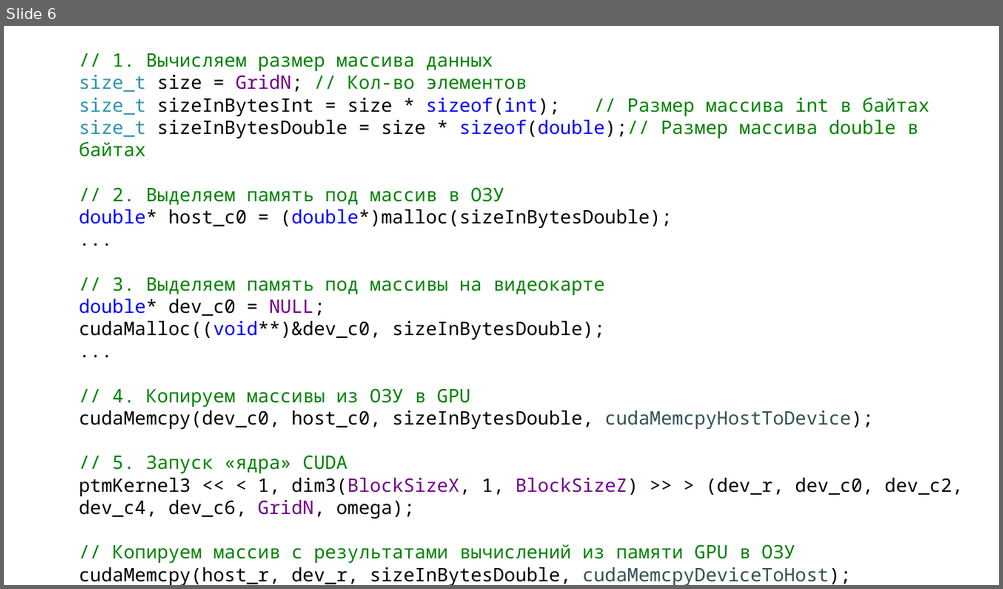
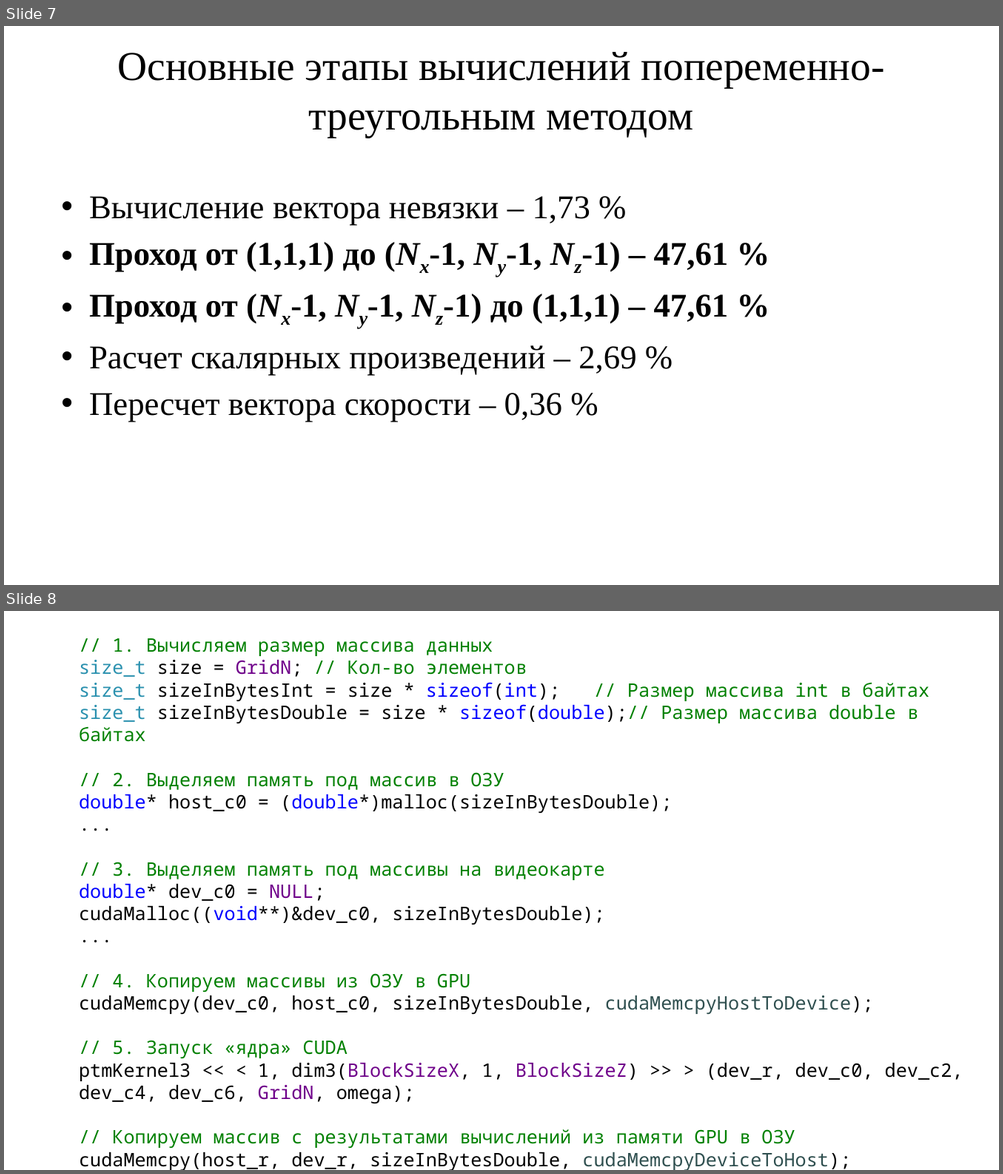
Before and after one commit to LitvinovVN/CudaLearning, a slide deck: _09_PtmConvTest/ptm conveyor.pptx. Shown one above the other, each under a label of ours: slide 6 before the commit, slides 7 and 8 after it. The pictures are 1003x589 and 1003x1174 pixels, drawn with LibreOffice and Linux fonts; fonts in the diff are those of the drawing. Boxes give left, top, right and bottom in pixels: in the first picture for what was removed or moved away, otherwise in the second. Text is boxed around its words. In the diff, an @@ line names an element or a change of style, - is before the commit and + after.

```diff
--- a/_09_PtmConvTest/ptm conveyor.pptx
+++ b/_09_PtmConvTest/ptm conveyor.pptx
@@ slide 7 added at (4, 26, 999, 585), background #FFFFFF @@
@@ title added at (118, 52, 885, 137), 39.6 pt, text #000000 @@
+Основные этапы вычислений попеременно-треугольным методом
@@ text added at (89, 196, 728, 423), 32 pt, text #000000 @@
+• Вычисление вектора невязки – 1,73 %
+• Проход от (1,1,1) до (Nx-1, Ny-1, Nz-1) – 47,61 %
+• Проход от (Nx-1, Ny-1, Nz-1) до (1,1,1) – 47,61 %
+• Расчет скалярных произведений – 2,69 %
+• Пересчет вектора скорости – 0,36 %
@@ what was slide 6 is now slide 8 @@
```
Also in this commit, not shown: 6 slides changed, 1 other slide added, 3 other files.
